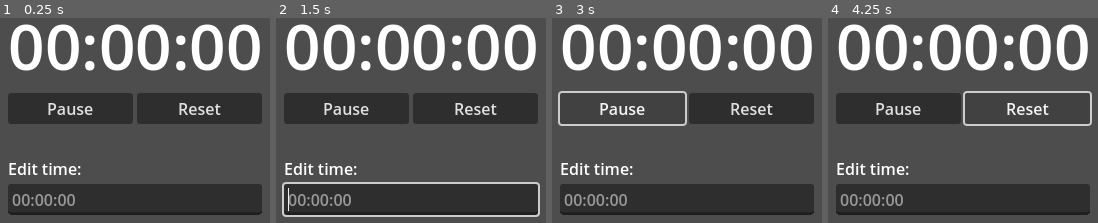
Above: before the commit, frames 1-4 (left to right).
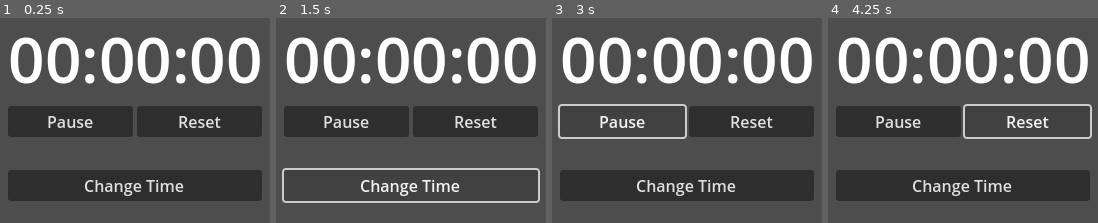
Above: after the commit, the same moments.

Repository: nailuj29/godot-timer
Game: Godot game, scene res://timer.tscn
Same seed, same stepped clock (60 frames per second), same inputs: the game is played once before the commit and once after it.
Inputs (mouse positions are in pixels of both pictures, inside the frame that each line leads up to):
- Up to frame 1 (0.25 s): no input
- Up to frame 2 (1.5 s): click (411, 186) at 0.5 s, where only the run after the commit has a clickable "Change Time"; click (411, 186) at 1.25 s, where only the run after the commit has a clickable "Change Time"
- Up to frame 3 (3 s): click (687, 186) at 2 s, where only the run after the commit has a clickable "Change Time"; click "Pause" at 2.75 s
- Up to frame 4 (4.25 s): click "Reset" at 3.5 s

The runs differ from the first frame. In frame 1, 40% of the frame differs, in the area x 2-98%, y 2-97%; in frame 2, 37%; in frame 3, 36%; in frame 4, 36%.

Commit message:
:recycle: Change time input UI Element

Diff:
--- /dev/null
+++ b/time_input.tscn
@@ -0,0 +1,98 @@
+[gd_scene load_steps=2 format=3 uid="uid://3oo2g7dj6p3r"]
+
+[sub_resource type="LabelSettings" id="LabelSettings_gfwpv"]
+font_size = 32
+
+[node name="TimeInput" type="CenterContainer"]
+anchors_preset = 15
+anchor_right = 1.0
+anchor_bottom = 1.0
+grow_horizontal = 2
+grow_vertical = 2
+
+[node name="VBoxContainer" type="VBoxContainer" parent="."]
+layout_mode = 2
+
+[node name="Label" type="Label" parent="VBoxContainer"]
+layout_mode = 2
+text = "00:00:00"
+label_settings = SubResource("LabelSettings_gfwpv")
+
+[node name="GridContainer" type="GridContainer" parent="VBoxContainer"]
+layout_mode = 2
+columns = 3
+
+[node name="7Button" type="Button" parent="VBoxContainer/GridContainer"]
+layout_mode = 2
+size_flags_horizontal = 3
+size_flags_vertical = 3
+text = "7"
+
+[node name="8Button" type="Button" parent="VBoxContainer/GridContainer"]
+layout_mode = 2
+size_flags_horizontal = 3
+size_flags_vertical = 3
+text = "8"
+
+[node name="9Button" type="Button" parent="VBoxContainer/GridContainer"]
+layout_mode = 2
+size_flags_horizontal = 3
+size_flags_vertical = 3
+text = "9"
+
+[node name="4Button" type="Button" parent="VBoxContainer/GridContainer"]
+layout_mode = 2
+size_flags_horizontal = 3
+size_flags_vertical = 3
+text = "4"
+
+[node name="5Button" type="Button" parent="VBoxContainer/GridContainer"]
+layout_mode = 2
+size_flags_horizontal = 3
+size_flags_vertical = 3
+text = "5"
+
+[node name="6Button" type="Button" parent="VBoxContainer/GridContainer"]
+layout_mode = 2
+size_flags_horizontal = 3
+size_flags_vertical = 3
+text = "6"
+
+[node name="1Button" type="Button" parent="VBoxContainer/GridContainer"]
+layout_mode = 2
+size_flags_horizontal = 3
+size_flags_vertical = 3
+text = "1"
+
+[node name="2Button" type="Button" parent="VBoxContainer/GridContainer"]
+layout_mode = 2
+size_flags_horizontal = 3
+size_flags_vertical = 3
+text = "2"
+
+[node name="3Button" type="Button" parent="VBoxContainer/GridContainer"]
+layout_mode = 2
+size_flags_horizontal = 3
+size_flags_vertical = 3
+text = "3"
+
+[node name="EmptySpace" type="Button" parent="VBoxContainer/GridContainer"]
+layout_mode = 2
+text = "✓"
+
+[node name="0Button" type="Button" parent="VBoxContainer/GridContainer"]
+layout_mode = 2
+size_flags_horizontal = 3
+size_flags_vertical = 3
+text = "0"
+
+[node name="00Button" type="Button" parent="VBoxContainer/GridContainer"]
+layout_mode = 2
+size_flags_horizontal = 3
+size_flags_vertical = 3
+text = "00
+"
+
+[node name="CancelButton" type="Button" parent="VBoxContainer"]
+layout_mode = 2
+text = "Cancel"
--- a/timer.tscn
+++ b/timer.tscn
@@ -1,4 +1,6 @@
-[gd_scene load_steps=2 format=3 uid="uid://dr7yb2kfmd3u1"]
+[gd_scene load_steps=3 format=3 uid="uid://dr7yb2kfmd3u1"]
+
+[ext_resource type="PackedScene" uid="uid://3oo2g7dj6p3r" path="res://time_input.tscn" id="1_vnrgk"]
 
 [sub_resource type="LabelSettings" id="LabelSettings_00bk2"]
 font_size = 64
@@ -44,13 +46,10 @@
 custom_minimum_size = Vector2(0, 25)
 layout_mode = 2
 
-[node name="Node" type="VBoxContainer" parent="CenterContainer/VBoxContainer"]
+[node name="EditTimeButton" type="Button" parent="CenterContainer/VBoxContainer"]
 layout_mode = 2
+text = "Change Time"
 
-[node name="Label" type="Label" parent="CenterContainer/VBoxContainer/Node"]
+[node name="TimeInput" parent="CenterContainer/VBoxContainer" instance=ExtResource("1_vnrgk")]
+visible = false
 layout_mode = 2
-text = "Edit time:"
-
-[node name="LineEdit" type="LineEdit" parent="CenterContainer/VBoxContainer/Node"]
-layout_mode = 2
-placeholder_text = "00:00:00"
